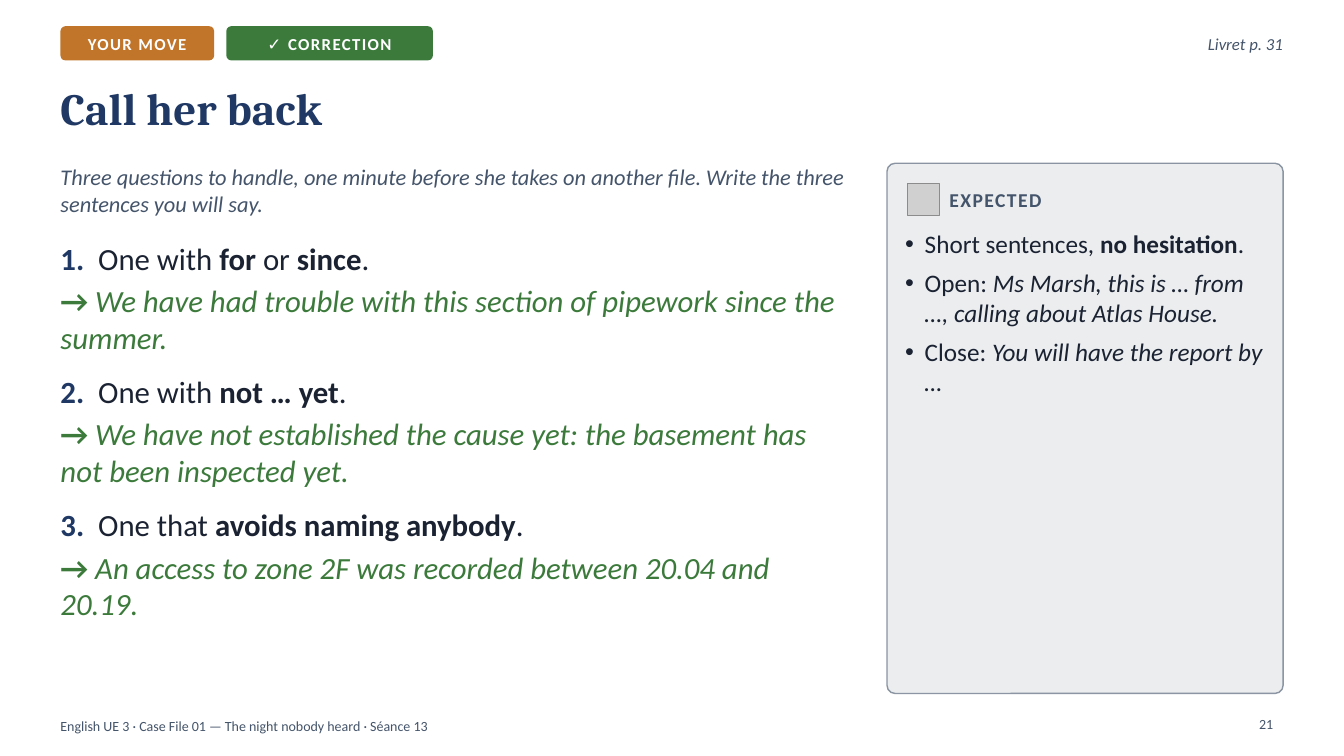
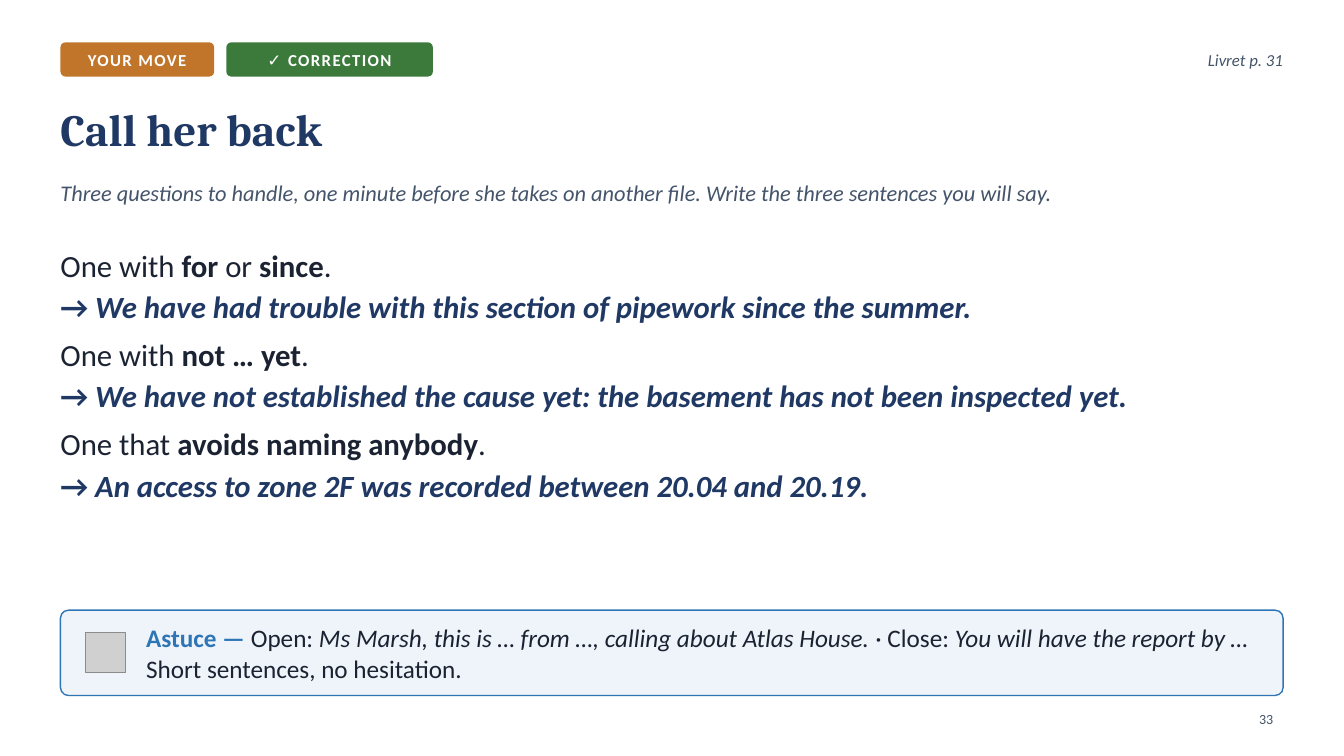
Before and after one commit to ajouniaux/talenleren, a slide deck: slide 33 of powerpoints/Seance_13_Scene6_The_insurer_calls_back.pptx (slide 21 before the commit). Drawn at 1344x756 pixels with LibreOffice and Linux fonts; fonts in the diff are those of the drawing; grey boxes stand for pictures. Boxes give left, top, right and bottom in pixels: in the first picture for what was removed or moved away, otherwise in the second. Text is boxed around its words. In the diff, an @@ line names an element or a change of style, - is before the commit and + after.

```diff
--- a/powerpoints/Seance_13_Scene6_The_insurer_calls_back.pptx
+++ b/powerpoints/Seance_13_Scene6_The_insurer_calls_back.pptx
@@ 2 rounded rectangles, 1 text: place and size @@
-2 rounded rectangles, 1 text at (60, 26, 1283, 60)
+2 rounded rectangles, 1 text at (60, 42, 1283, 77)
@@ title "Call her back": place and size @@
-title "Call her back" at (60, 94, 322, 126)
+title "Call her back" at (60, 115, 322, 147)
@@ text "Three questions to handle, one ..." rewrapped from (60, 169, 844, 216) to (60, 185, 1052, 205) @@
@@ rounded rectangle removed at (887, 163, 1284, 694) @@
@@ picture removed at (907, 184, 940, 216) @@
@@ text removed at (949, 194, 1041, 207) @@
-EXPECTED
@@ text at (60, 255, 331, 278): text changed; bold off @@
-1. One with for or since.
+One with for or since.
@@ text "One with for or since.": place and size @@
-text "One with for or since." at (60, 248, 835, 615)
+text "One with for or since." at (60, 255, 1127, 498)
@@ text at (95, 296, 1127, 498): text colour #3C7A3C to #1F3864 in "→ We have had trouble with this ...", "→ We have not established the cause ...", "→ An access to zone 2F was ..."; bold on in "We have had trouble with this section ...", "We have not established the cause yet: ...", "An access to zone 2F was recorded ..."; less space between paragraphs @@
@@ text at (60, 344, 309, 371): text changed; bold off @@
-2. One with not … yet.
+One with not … yet.
@@ text at (60, 433, 486, 461): text changed @@
-3. One that avoids naming anybody.
+One that avoids naming anybody.
@@ rounded rectangle added at (60, 610, 1284, 696), fill #2E75B6 at 8% opacity, outline #2E75B6 1 pt @@
@@ text at (146, 629, 1225, 681): text changed @@
-• Short sentences, no hesitation.
-• Open: Ms Marsh, this is … from …, calling about Atlas House.
-• Close: You will have the report by …
+Astuce — Open: Ms Marsh, this is … from …, calling about Atlas House. · Close: You will have the report by … Short sentences, no hesitation.
@@ text "Astuce — Open: Ms Marsh, ..." at (146, 629, 1225, 681): vertical alignment top to middle @@
@@ picture added at (86, 633, 126, 674) @@
@@ page number added at (1259, 715, 1273, 724), 10 pt, text #44546A @@
+33
@@ text removed at (60, 721, 428, 734) @@
-English UE 3 · Case File 01 — The night nobody heard · Séance 13
@@ page number removed at (1259, 720, 1273, 729) @@
-21
```
Also in this commit, not shown: 16 other slides changed, 20 slides added, 6 slides removed, 7 other files.
